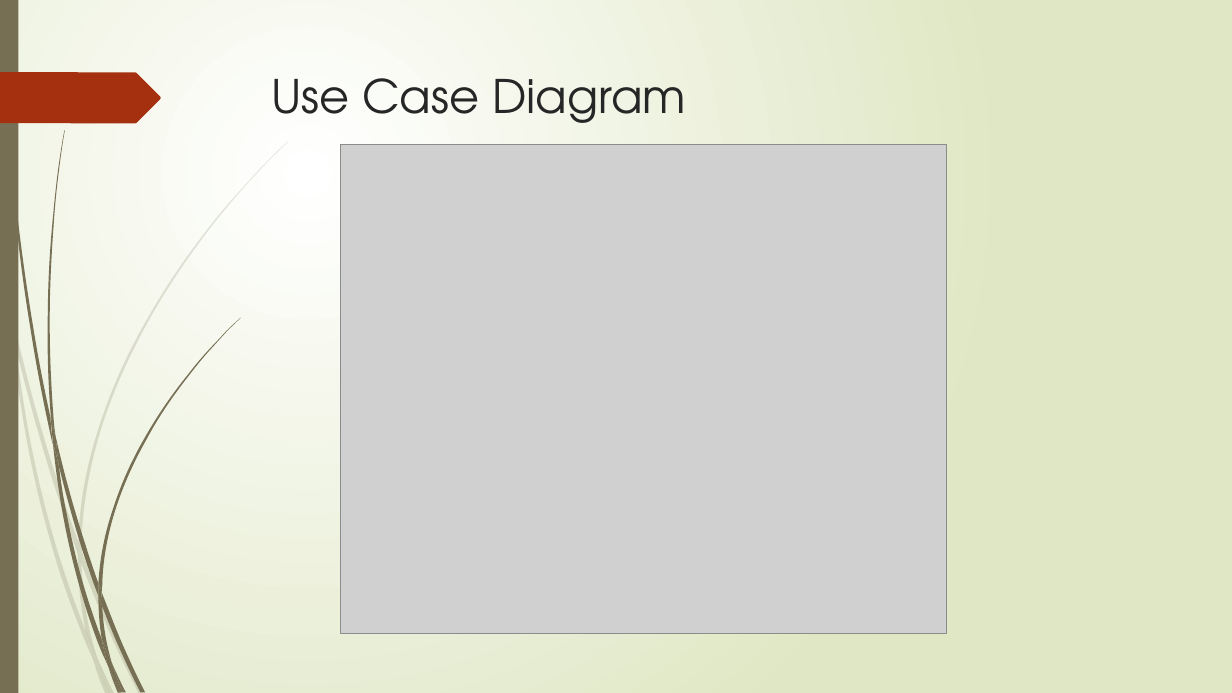
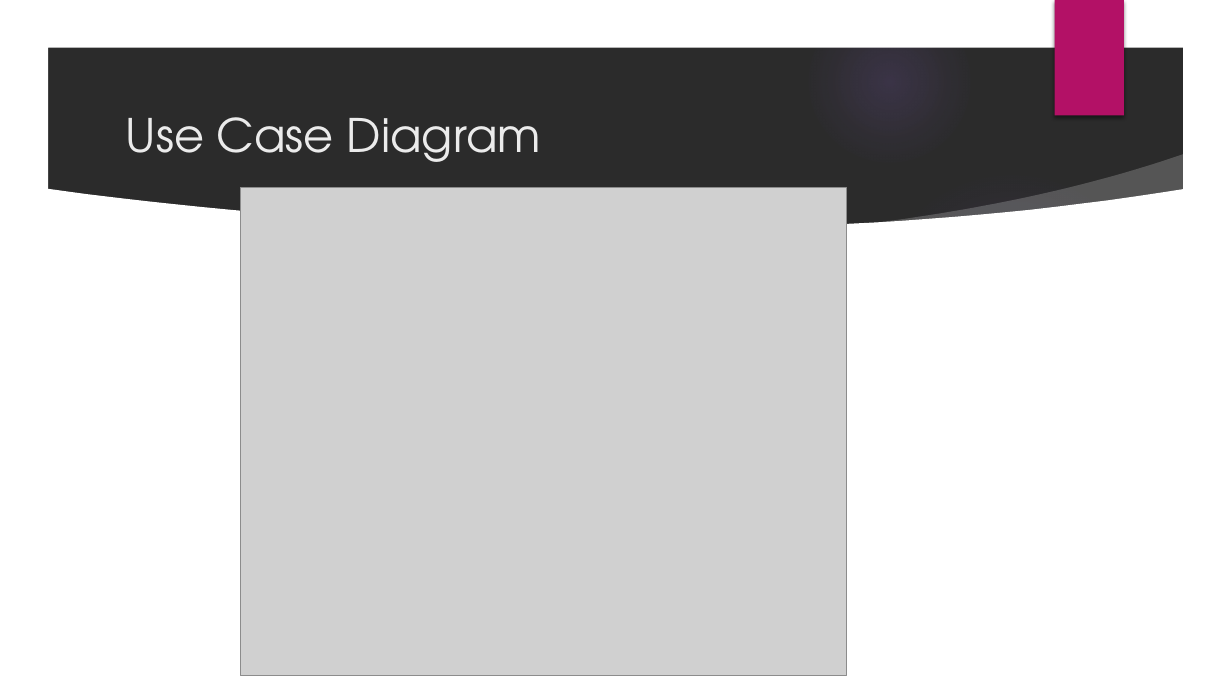
Before and after one commit to dipu157/pres_reactlara, a slide deck: slide 14 of Documentation/CSE202103099_(Mineuddin Ahmed Dipu).pptx (slide 17 before the commit). Drawn at 1232x693 pixels with LibreOffice and Linux fonts; fonts in the diff are those of the drawing; grey boxes stand for pictures; background and template pictures are left out; a plain dark background stands for a picture behind light text. Boxes give left, top, right and bottom in pixels: in the first picture for what was removed or moved away, otherwise in the second. Text is boxed around its words. In the diff, an @@ line names an element or a change of style, - is before the commit and + after.

```diff
--- a/Documentation/CSE202103099_(Mineuddin Ahmed Dipu).pptx
+++ b/Documentation/CSE202103099_(Mineuddin Ahmed Dipu).pptx
@@ background gradient #FFFFFF to #DFE8C4 to picture (left out) @@
@@ rectangle removed at bbox=[0, 0, 18, 693] @@
@@ group added at bbox=[0, 0, 1232, 693]: 5 ellipses, 3 freeform shapes @@
@@ rectangle added at bbox=[1055, 0, 1124, 116], fill #B31166 @@
@@ freeform shape removed at bbox=[0, 72, 161, 123] @@
@@ title "Use Case Diagram": place and size @@
-title "Use Case Diagram" at bbox=[271, 78, 686, 123]
+title "Use Case Diagram" at bbox=[126, 117, 541, 162]
@@ title "Use Case Diagram" at bbox=[126, 117, 541, 162]: text colour #262626 to #EBEBEB; vertical alignment top to middle @@
@@ picture: place and size @@
-picture at bbox=[341, 145, 947, 633]
+picture at bbox=[240, 188, 847, 676]
@@ group removed at bbox=[0, 141, 288, 693]: 10 freeform shapes @@
@@ group removed at bbox=[3, 0, 240, 693]: 12 freeform shapes @@
```
Also in this commit, not shown: 26 other slides changed, 4 slides added, 3 slides removed, 2 other files.
